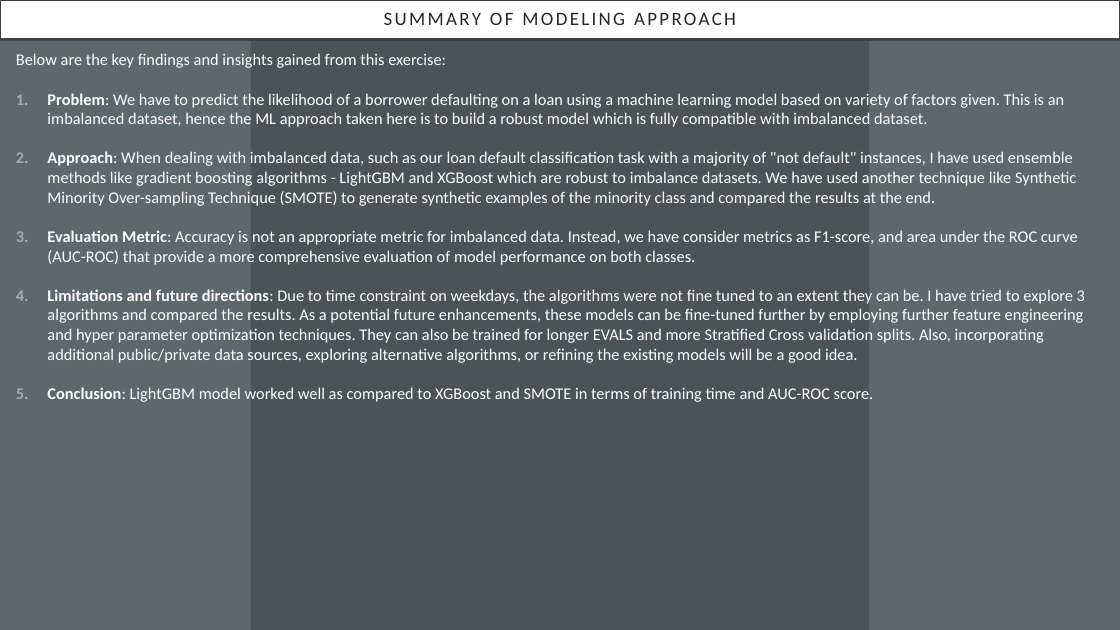
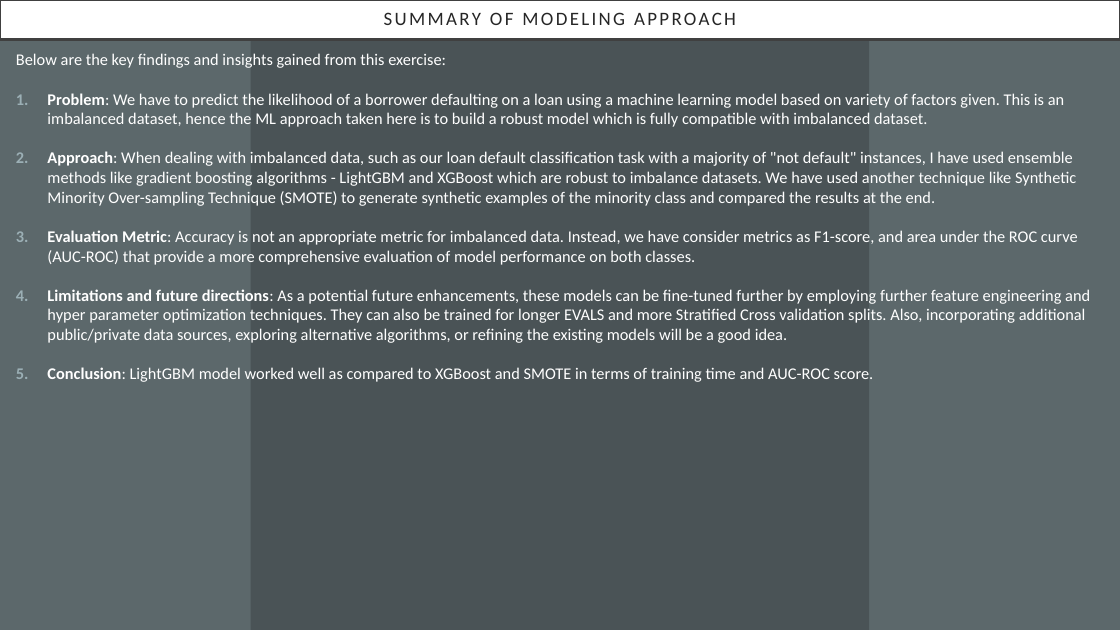
Before and after one commit to akashmathur-2212/Loan-Default-Prediction, a slide deck: slide 2 of Project Overview & System Design.pptx. Drawn at 1120x630 pixels with LibreOffice and Linux fonts; fonts in the diff are those of the drawing. Boxes give left, top, right and bottom in pixels: in the first picture for what was removed or moved away, otherwise in the second. Text is boxed around its words. In the diff, an @@ line names an element or a change of style, - is before the commit and + after.

```diff
--- a/Project Overview & System Design.pptx
+++ b/Project Overview & System Design.pptx
@@ text at bbox=[47, 289, 1090, 343]: text changed @@
-4. Limitations and future directions: Due to time constraint on weekdays, the algorithms were not fine tuned to an extent they can be. I have tried to explore 3 algorithms and compared the results. As a potential future enhancements, these models can be fine-tuned further by employing further feature engineering and hyper parameter optimization techniques. They can also be trained for longer EVALS and more Stratified Cross validation splits. Also, incorporating additional public/private data sources, exploring alternative algorithms, or refining the existing models will be a good idea.
+4. Limitations and future directions: As a potential future enhancements, these models can be fine-tuned further by employing further feature engineering and hyper parameter optimization techniques. They can also be trained for longer EVALS and more Stratified Cross validation splits. Also, incorporating additional public/private data sources, exploring alternative algorithms, or refining the existing models will be a good idea.
```
